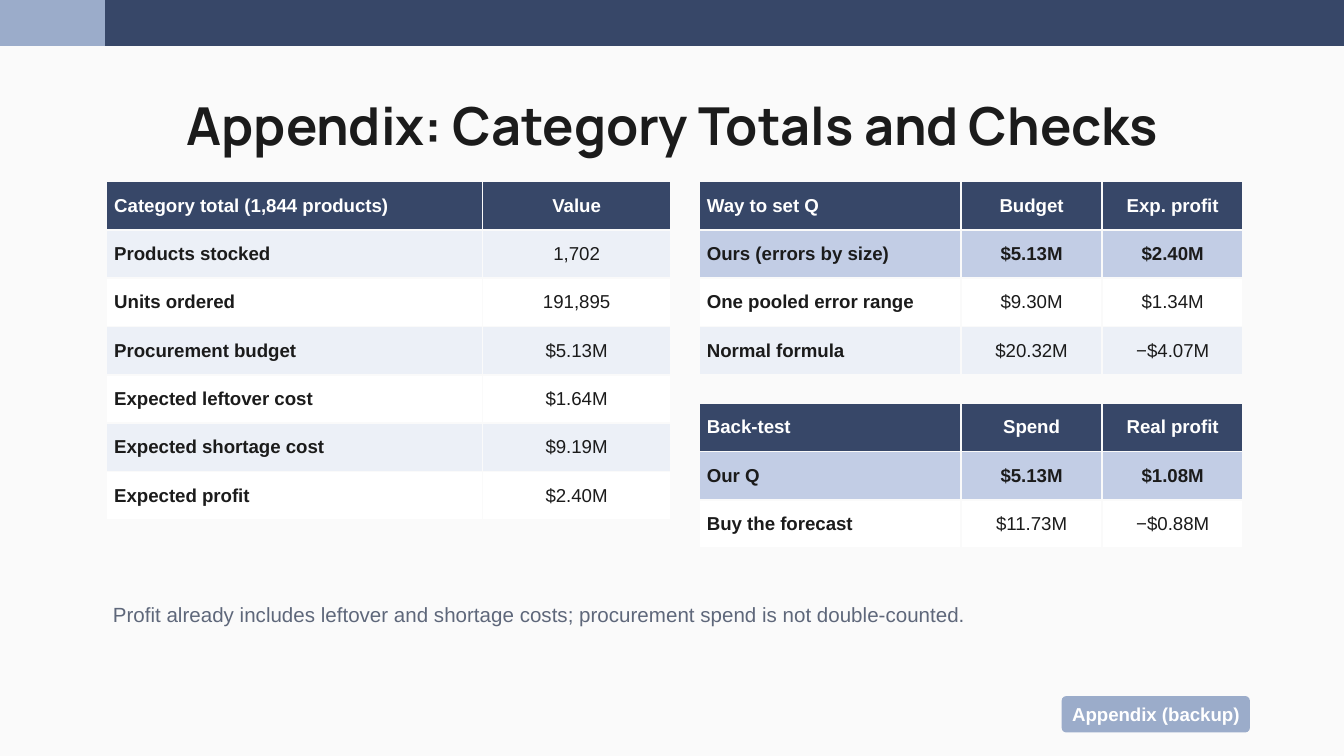
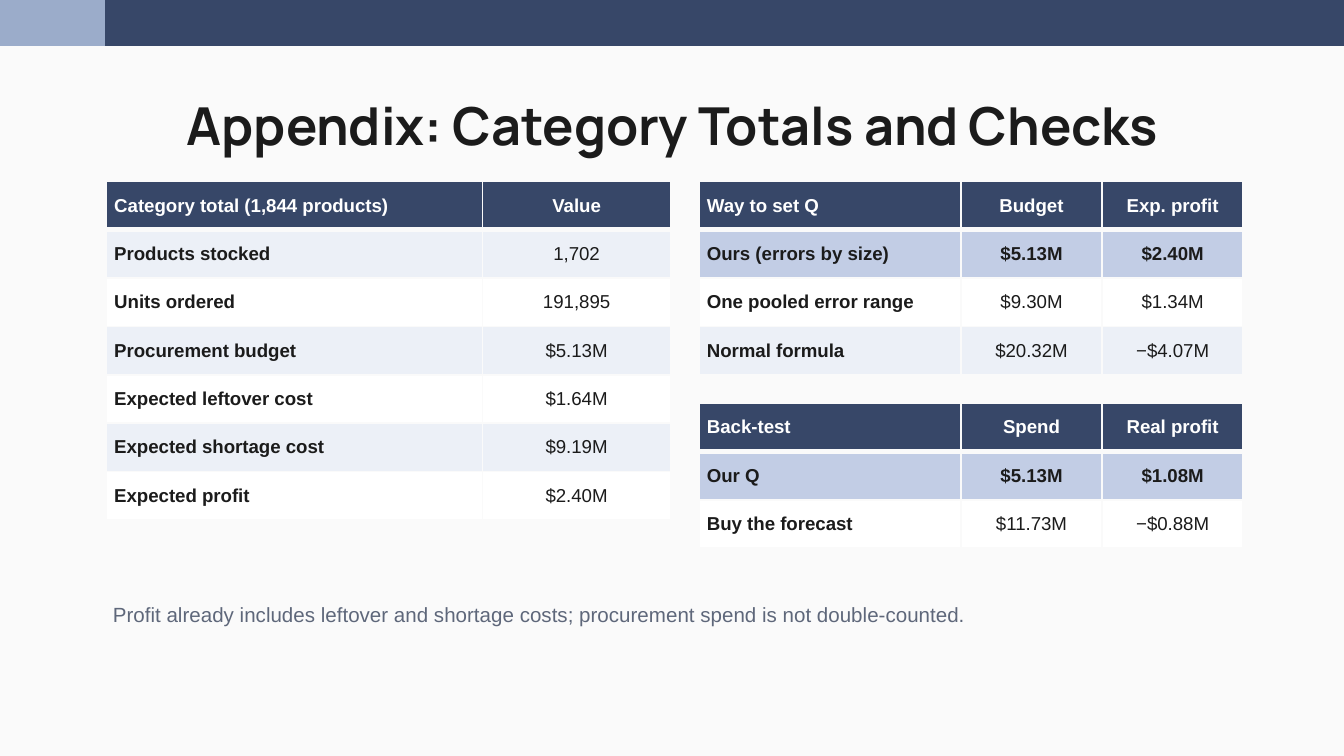
Before and after one commit to nakimagine/hello-world, a slide deck: slide 38 of Group_3_Amazon_Office_Electronic_Slides.pptx (slide 25 before the commit). Drawn at 1344x756 pixels with LibreOffice and Linux fonts; fonts in the diff are those of the drawing. Boxes give left, top, right and bottom in pixels: in the first picture for what was removed or moved away, otherwise in the second. Text is boxed around its words. In the diff, an @@ line names an element or a change of style, - is before the commit and + after.

```diff
--- a/Group_3_Amazon_Office_Electronic_Slides.pptx
+++ b/Group_3_Amazon_Office_Electronic_Slides.pptx
@@ table: place and size @@
-table at [106,181,671,520]
+table at [106,181,671,622]
@@ table: place and size @@
-table at [699,181,1243,375]
+table at [699,181,1243,622]
@@ table: place and size @@
-table at [699,403,1243,548]
+table at [699,403,1243,756]
@@ rounded rectangle removed at [1062,696,1250,732] @@
-Appendix (backup)
```
Also in this commit, not shown: 16 other slides changed, 19 slides added, 6 slides removed.
